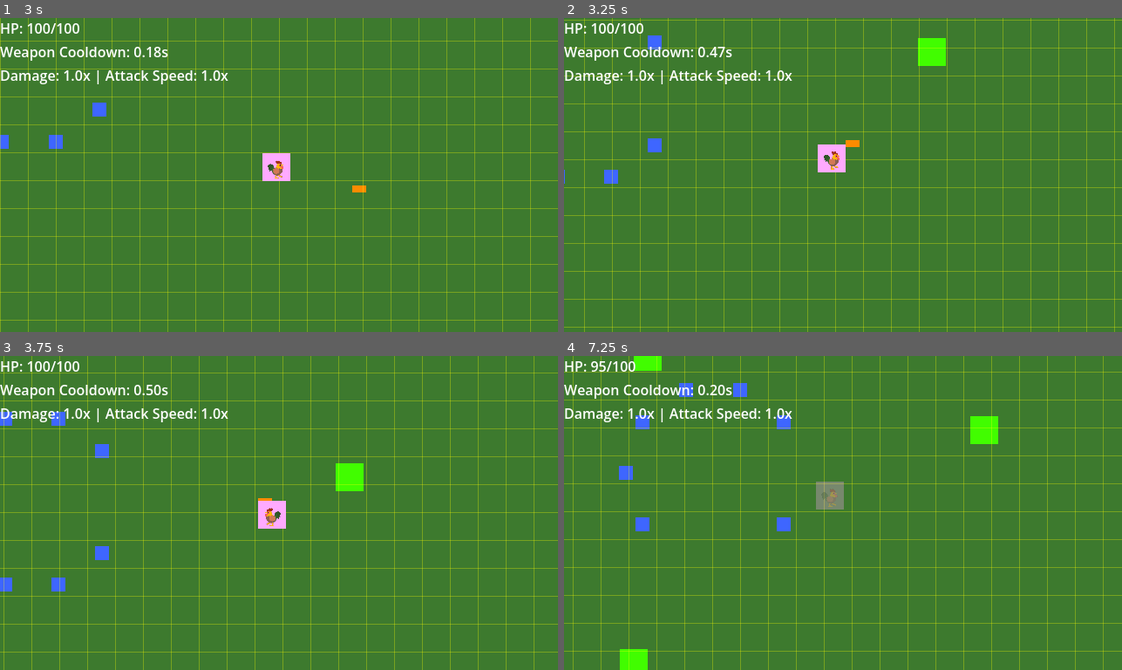
Above: before the commit, frames 1-4 (two rows, left to right).
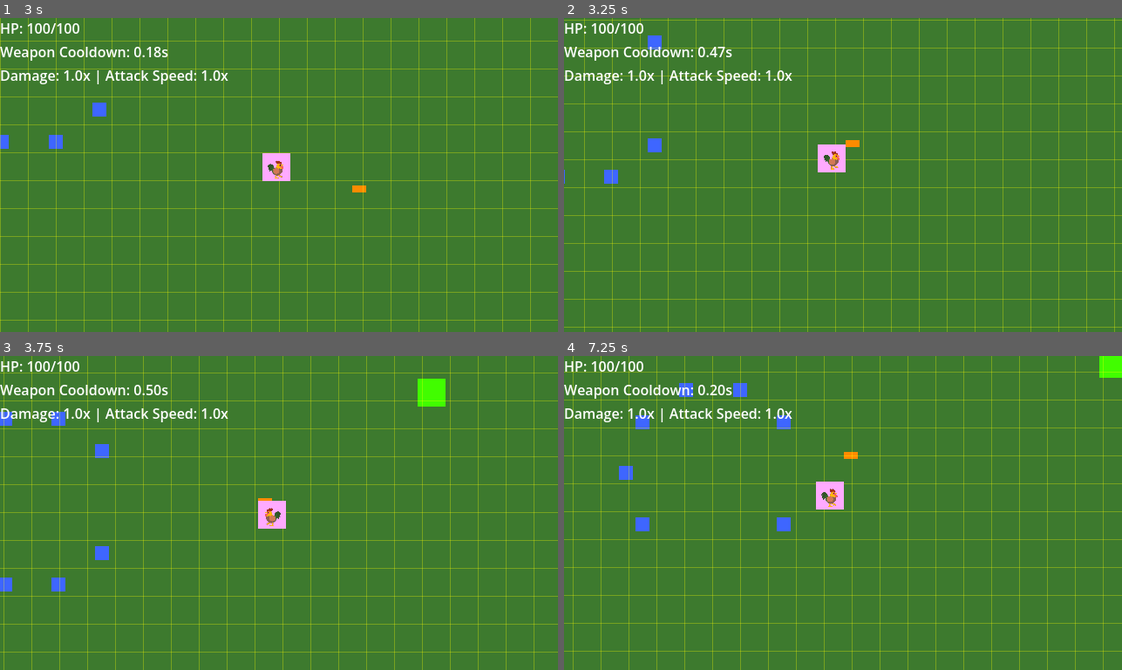
Above: after the commit, the same moments.

Repository: thejoshyee/sarimanok-game
Game: Godot game, scene res://main.tscn
The game is run twice, just before and just after one commit, with the same random seed, the same clock (stepped at 60 frames per second) and the same inputs.
Inputs:
- Up to frame 1 (3 s): tap Enter (ui_accept) at 0.5, 0.77, 1.52 s; hold Right (move_right) 0.53-1.28 s; hold 1 0.53-1.28 s; hold S (move_down) 1.28-2.03 s; tap 2 at 1.35 s; hold Right (move_right) 2.03-2.78 s; hold 3 2.03-2.78 s; hold Up (move_up) from 2.78 s (still down); tap R at 2.85 s
- Up to frame 2 (3.25 s): keep holding Up (move_up); tap Enter (ui_accept) at 3.02 s
- Up to frame 3 (3.75 s): release Up (move_up) at 3.53 s; hold A (move_left) from 3.53 s (still down); tap P at 3.6 s
- Up to frame 4 (7.25 s): tap Enter (ui_accept) at 3.77, 4.52, 6.02, 6.77 s; tap 4 at 4.35 s; release A (move_left) at 5.03 s; hold S (move_down) 5.03-5.78 s; tap 5 at 5.1 s; hold Right (move_right) 5.78-6.53 s; tap 1 at 5.85 s; hold Up (move_up) from 6.53 s (still down); hold 2 from 6.53 s (still down)

Frame 1 is identical in both runs. In frame 2, 0.4% of the frame differs, in the area x 63-69%, y 6-16%; in frame 3, 0.9%; in frame 4, 1.9%, in the area x 4-100%, y 0-100%.
Error after the commit: Invalid access to property or key 'active_debuffs' on a base object of type 'null instance'. (res://scripts/enemies/enemy_duwende.gd:123)

Commit message:
feat(enemies): integrate DebuffHandler into duwende and apply slow factor to movement

Diff:
--- a/game/scenes/enemies/duwende/enemy_duwende.tscn
+++ b/game/scenes/enemies/duwende/enemy_duwende.tscn
@@ -1,6 +1,7 @@
 [gd_scene format=3 uid="uid://bqufsuyg2a6yu"]
 
 [ext_resource type="Script" uid="uid://141mxbakt2wp" path="res://scripts/enemies/enemy_duwende.gd" id="1_tyx3a"]
+[ext_resource type="Script" uid="uid://oc2uig8ktdeb" path="res://scripts/enemies/debuff_handler.gd" id="2_4db11"]
 
 [sub_resource type="CircleShape2D" id="CircleShape2D_bvohl"]
 radius = 16.0
@@ -28,3 +29,7 @@
 
 [node name="CollisionShape2D" type="CollisionShape2D" parent="DamageArea" unique_id=1834703573]
 shape = SubResource("CircleShape2D_tyx3a")
+
+[node name="DebuffHandler" type="Node" parent="." unique_id=974833638]
+script = ExtResource("2_4db11")
+metadata/_custom_type_script = "uid://oc2uig8ktdeb"
--- a/game/scripts/enemies/enemy_duwende.gd
+++ b/game/scripts/enemies/enemy_duwende.gd
@@ -30,6 +30,17 @@
 
 func _ready() -> void:
 	damage_area.body_entered.connect(_on_damage_area_body_entered)
+
+
+# Forward debuff application to the DebuffHandler child node
+func apply_debuff(debuff_type: String, strength: float, duration: float) -> void:
+	$DebuffHandler.apply_debuff(debuff_type, strength, duration)
+
+
+# Expose slow factor so movement code can use it
+func get_total_slow_factor() -> float:
+	return $DebuffHandler.get_total_slow_factor()
+
 
 
 # Call this after spawning to apply time-based difficulty scaling
@@ -108,6 +119,8 @@
 	velocity = Vector2.ZERO
 	# Reset HP to base value (initialize_stats will scale it after)
 	current_hp = base_max_hp
+	# Reset debuffs
+	$DebuffHandler.active_debuffs.clear()
 
 
 func _physics_process(_delta: float) -> void:
@@ -119,7 +132,7 @@
 	var direction: Vector2 = (player.global_position - global_position).normalized()
 
 	# Set velocity and move using CharacterBody2D's built-in method
-	velocity = direction * speed
+	velocity = direction * speed * get_total_slow_factor()
 	move_and_slide()
 
 
Not shown, changed: .taskmaster/tasks/tasks.json
